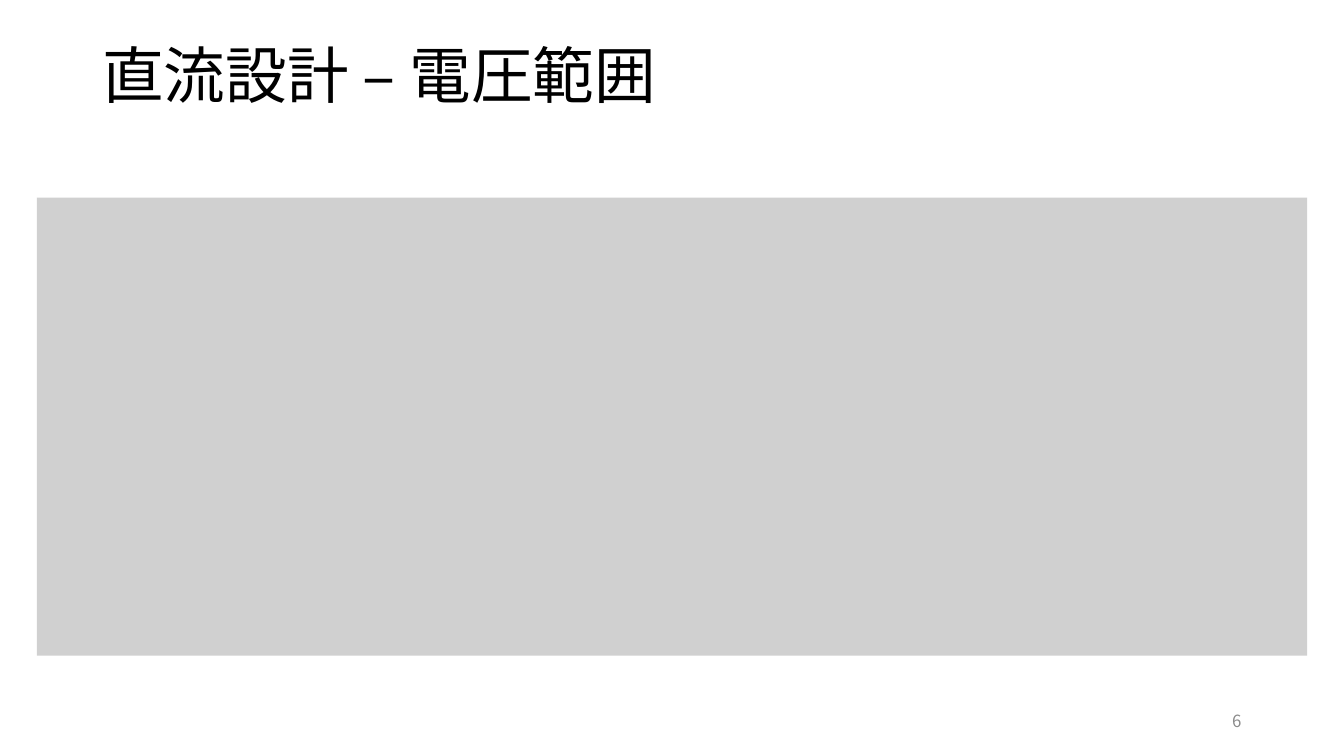
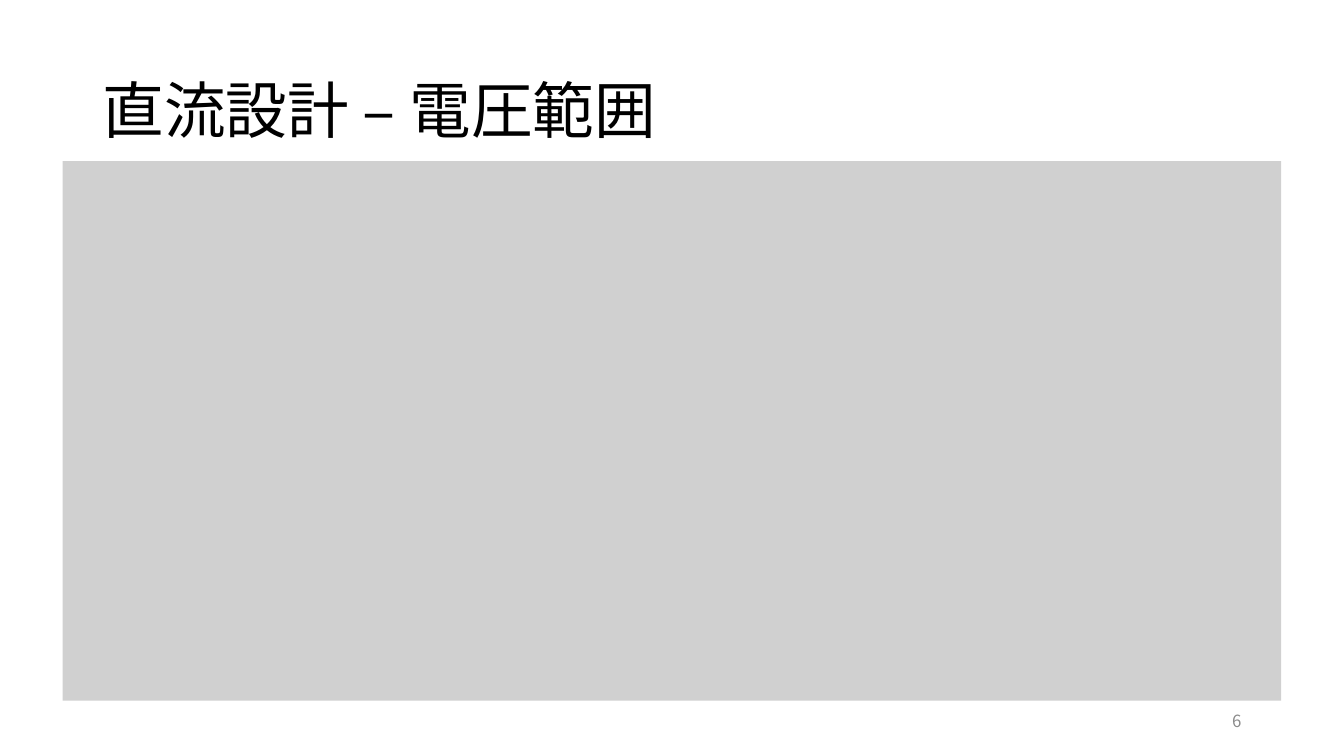
Before and after one commit to kjm-desktop10400/reserch, a slide deck: slide 6 of folded_gilbert/20230703/進捗報告 ギルバートセルの設計.pptx. Drawn at 1344x756 pixels with LibreOffice and Linux fonts; fonts in the diff are those of the drawing; grey boxes stand for pictures. Boxes give left, top, right and bottom in pixels: in the first picture for what was removed or moved away, otherwise in the second. Text is boxed around its words. In the diff, an @@ line names an element or a change of style, - is before the commit and + after.

```diff
--- a/folded_gilbert/20230703/進捗報告 ギルバートセルの設計.pptx
+++ b/folded_gilbert/20230703/進捗報告 ギルバートセルの設計.pptx
@@ title "直流設計 – 電圧範囲" at (x1=102, y1=81, x2=656, y2=138): vertical alignment top to middle @@
@@ picture resized from (x1=37, y1=198, x2=1308, y2=655) to (x1=63, y1=161, x2=1281, y2=701) @@
```
Also in this commit, not shown: 8 other slides changed, 1 slide added, 6 other files.
